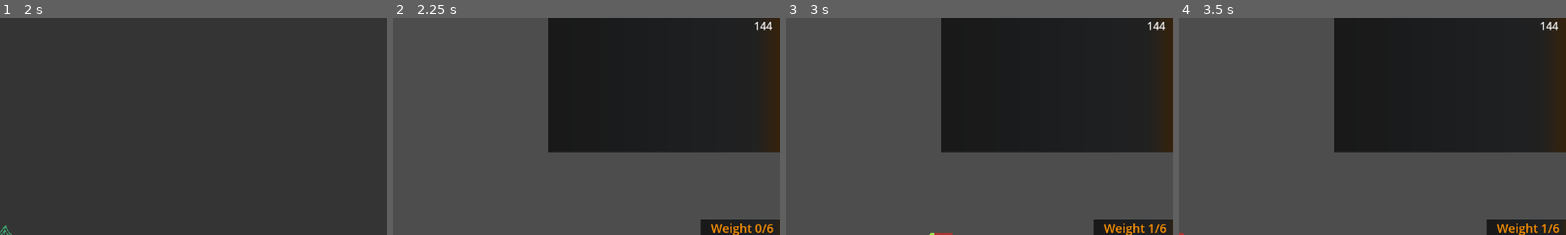
Above: before the commit, frames 1-4 (left to right).
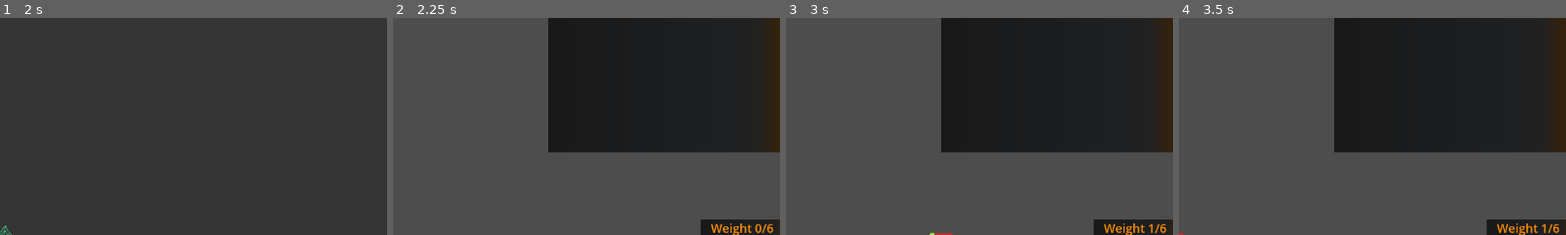
Above: after the commit, the same moments.

Repository: Atio3f/FightOfCities2D
Game: Godot game, scene res://scenes/main_menu.tscn
Same seed, same stepped clock (60 frames per second), same inputs: the game is played once before the commit and once after it.
Inputs (mouse positions are % of the whole screen's width and height, from its top left):
- Up to frame 1 (2 s): click (50, 46) at 0.5 s; click (50, 50) at 1.25 s
- Up to frame 2 (2.25 s): click (50, 50) at 2 s
- Up to frame 3 (3 s): tap Enter at 2.75 s; move the mouse to (72, 45) at 2.77 s; hold C (right) from 2.78 s (still down); tap Q (action) at 2.85 s
- Up to frame 4 (3.5 s): keep holding C (right)
The pictures show only the part of the screen within x 49-99%, y 0-50%; the shares and areas given below are measured in that part.

Frame 1 is identical in both runs. In frame 2, 0.1% of the frame differs, in the area x 93-98%, y 1-6%; in frame 3, 0.1%; in frame 4, 0.1%.

Commit message:
Add Reward Interface & Reward gains & Reorganize Interfaces  & Fix Map Transitions
Ajout de l'interface de récompense à la fin de chaque map, si la récompense est une unité elle est ajoutée pour le combat suivant
+ ajout  d'une meilleure organisation des interfaces fixes du joueur en les séparant entre celles hors combat(MetaUI) et celles en combat(CombatUI)
+ fix transition d'une map à une autre des campagnes pour un système plus maintenable

Diff:
--- a/Ressources/campaigns/MonkeysCampaign.json
+++ b/Ressources/campaigns/MonkeysCampaign.json
@@ -50,7 +50,7 @@
 			"rewards": [
 				"reward:unitMonkey"
 			],
-			"nextLevel": "2"
+			"nextLevel": "map2"
 		},
 		"map2": {
 			"size": {
@@ -83,7 +83,7 @@
 				"reward:unitMonkey",
 				"reward:unitMonkey"
 			],
-			"nextLevel": "1"
+			"nextLevel": "map1"
 		}
 	}
 }
--- a/Ressources/units/monkeys/Monkey.gd
+++ b/Ressources/units/monkeys/Monkey.gd
@@ -8,7 +8,7 @@
 
 static func initialize(unit: AbstractUnit, playerAssociated: AbstractPlayer):
 	unit.initializeStats(idUnit, img, playerAssociated, GRADE, 23, 7, DamageTypes.DamageTypes.PHYSICAL, 1, 2, 6, 1, 3, POTENTIAL, 9)
-	var effect1: AbstractEffect = MonkeyEffect.new(unit, -1, 2, 1)
+	var effect1: AbstractEffect = MonkeyEffect.new(unit, -1, 20, 1)
 	unit.effects.append(effect1)
 	unit.tags.append(Tags.tags.MONKEY)
 	unit.movementTypes = [MovementTypes.movementTypes.WALK]
--- /dev/null
+++ b/nodes/interface/rewardBtnInterface.tscn
@@ -0,0 +1,60 @@
+[gd_scene load_steps=3 format=3 uid="uid://debcc0ybo8qg8"]
+
+[ext_resource type="Texture2D" uid="uid://cj2dxi38ccfhy" path="res://assets/sprites/units/Monkey_p.png" id="1_wguq7"]
+[ext_resource type="Script" uid="uid://cg72r46hiewj1" path="res://scripts/interface/outsideFights/reward_btn_interface.gd" id="2_mw3to"]
+
+[node name="RewardBtn" type="Button"]
+size_flags_horizontal = 4
+size_flags_vertical = 4
+mouse_default_cursor_shape = 2
+icon = ExtResource("1_wguq7")
+script = ExtResource("2_mw3to")
+
+[node name="TitleReward" type="Label" parent="."]
+unique_name_in_owner = true
+editor_description = "Contains the effect description"
+z_index = 2
+layout_mode = 1
+anchors_preset = -1
+anchor_left = -0.375
+anchor_top = 1.0
+anchor_right = 1.375
+anchor_bottom = 1.575
+grow_horizontal = 2
+theme_override_constants/line_spacing = -4
+theme_override_constants/outline_size = 2
+text = "MONKEY"
+horizontal_alignment = 1
+metadata/_edit_use_anchors_ = true
+
+[node name="DescReward" type="Label" parent="."]
+unique_name_in_owner = true
+editor_description = "Contains the effect description"
+z_index = 2
+layout_mode = 1
+anchors_preset = -1
+anchor_left = -0.375
+anchor_top = -0.45
+anchor_right = 1.375
+anchor_bottom = 0.125
+grow_horizontal = 2
+grow_vertical = 0
+theme_override_constants/line_spacing = -4
+theme_override_constants/outline_size = 2
+text = "A Monkey"
+horizontal_alignment = 1
+metadata/_edit_use_anchors_ = true
+
+[node name="BgPreview" type="ColorRect" parent="DescReward"]
+z_index = -1
+layout_mode = 1
+anchors_preset = 15
+anchor_right = 1.0
+anchor_bottom = 1.0
+grow_horizontal = 2
+grow_vertical = 2
+color = Color(0.0784314, 0.0784314, 0.0784314, 0.368627)
+
+[connection signal="mouse_entered" from="." to="." method="_on_mouse_entered"]
+[connection signal="mouse_exited" from="." to="." method="_on_mouse_exited"]
+[connection signal="pressed" from="." to="." method="_on_pressed"]
--- /dev/null
+++ b/nodes/interface/rewardChoiceInterface.tscn
@@ -0,0 +1,25 @@
+[gd_scene load_steps=2 format=3 uid="uid://bl5gdx6efeb0g"]
+
+[ext_resource type="Script" uid="uid://bocip5w6ydu6f" path="res://scripts/interface/outsideFights/reward_choice_interface.gd" id="1_txbnu"]
+
+[node name="RewardChoiceInterface" type="ColorRect"]
+anchors_preset = 15
+anchor_right = 1.0
+anchor_bottom = 1.0
+grow_horizontal = 2
+grow_vertical = 2
+color = Color(0.172549, 0.172549, 0.172549, 0.74902)
+script = ExtResource("1_txbnu")
+metadata/_custom_type_script = "uid://bocip5w6ydu6f"
+metadata/_edit_use_anchors_ = true
+
+[node name="RewardList" type="HBoxContainer" parent="."]
+unique_name_in_owner = true
+layout_mode = 1
+anchors_preset = 15
+anchor_right = 1.0
+anchor_bottom = 1.0
+grow_horizontal = 2
+grow_vertical = 2
+theme_override_constants/separation = 140
+alignment = 1
--- a/nodes/joueur/player.tscn
+++ b/nodes/joueur/player.tscn
@@ -9,6 +9,7 @@
 [ext_resource type="PackedScene" uid="uid://be5epi7wi8gaj" path="res://nodes/tilemaps/visualisation_actions.tscn" id="6_oepiw"]
 [ext_resource type="Script" uid="uid://bo3emjykgd13r" path="res://scripts/Player/MovementPlayer.gd" id="9_3cqm2"]
 [ext_resource type="Script" uid="uid://coltb6tvepm5p" path="res://scripts/Player/Action.gd" id="10_pc0xr"]
+[ext_resource type="Script" uid="uid://bimjotcaqyqe3" path="res://scripts/interface/outsideFights/meta_interface.gd" id="11_ocqqe"]
 [ext_resource type="PackedScene" uid="uid://vt2pgrwdeiji" path="res://nodes/interface/interface.tscn" id="11_p3gp3"]
 [ext_resource type="PackedScene" uid="uid://dn3hygwohims3" path="res://nodes/joueur/interface/interfaceJoueur.tscn" id="11_xhxfb"]
 
@@ -61,8 +62,6 @@
 unique_name_in_owner = true
 layer = 0
 
-[node name="interfaceFinTour" parent="CanvasInterfaceFixe" instance=ExtResource("11_p3gp3")]
-
 [node name="FPSMeter" type="Label" parent="CanvasInterfaceFixe"]
 unique_name_in_owner = true
 visibility_layer = 16
@@ -91,6 +90,33 @@
 size_flags_horizontal = 3
 alignment = 2
 
+[node name="OverlayUI" type="Control" parent="CanvasInterfaceFixe"]
+layout_mode = 3
+anchors_preset = 15
+anchor_right = 1.0
+anchor_bottom = 1.0
+grow_horizontal = 2
+grow_vertical = 2
+metadata/_edit_use_anchors_ = true
+
+[node name="MetaUI" type="Control" parent="CanvasInterfaceFixe/OverlayUI"]
+unique_name_in_owner = true
+editor_description = "Contains rewards interface and all other interface between fights."
+z_index = -1
+layout_mode = 1
+anchors_preset = 15
+anchor_right = 1.0
+anchor_bottom = 1.0
+grow_horizontal = 2
+grow_vertical = 2
+mouse_filter = 1
+script = ExtResource("11_ocqqe")
+metadata/_edit_use_anchors_ = true
+
+[node name="CombatUI" parent="CanvasInterfaceFixe/OverlayUI" instance=ExtResource("11_p3gp3")]
+unique_name_in_owner = true
+layout_mode = 1
+
 [node name="CanvasInterfaceViewport" type="CanvasLayer" parent="."]
 editor_description = "Contient les interfaces nécessitant un mouvement différent de celui de la caméra du joueur"
 follow_viewport_enabled = true
--- a/project.godot
+++ b/project.godot
@@ -19,17 +19,18 @@
 [autoload]
 
 Global="*res://scripts/gameLogic/classes/Global.gd"
+ActionTypes="*res://scripts/gameLogic/enums/actionTypes.gd"
+MovementTypes="*res://scripts/gameLogic/enums/movementTypes.gd"
+DamageTypes="*res://scripts/gameLogic/enums/damageTypes.gd"
+EquipmentTypes="*res://scripts/gameLogic/enums/equipmentTypes.gd"
+RewardTypes="*res://scripts/gameLogic/enums/rewardTypes.gd"
+Rarities="*res://scripts/gameLogic/enums/rarities.gd"
+Tags="*res://scripts/gameLogic/enums/tags.gd"
+TeamsColor="*res://scripts/gameLogic/enums/TeamsColor.gd"
 EffectDb="*res://scripts/gameLogic/DB/effectDB.gd"
 ItemDb="*res://scripts/gameLogic/DB/itemDB.gd"
 TileDb="*res://scripts/gameLogic/DB/tileDB.gd"
 UnitDb="*res://scripts/gameLogic/DB/unitDB.gd"
-ActionTypes="*res://scripts/gameLogic/enums/actionTypes.gd"
-DamageTypes="*res://scripts/gameLogic/enums/damageTypes.gd"
-MovementTypes="*res://scripts/gameLogic/enums/movementTypes.gd"
-Tags="*res://scripts/gameLogic/enums/tags.gd"
-TeamsColor="*res://scripts/gameLogic/enums/TeamsColor.gd"
-Rarities="*res://scripts/gameLogic/enums/rarities.gd"
-EquipmentTypes="*res://scripts/gameLogic/enums/equipmentTypes.gd"
 TrinketDb="*res://scripts/gameLogic/DB/trinketDB.gd"
 CampaignDb="*res://scripts/gameLogic/DB/campaignDB.gd"
 RewardDb="*res://scripts/gameLogic/DB/rewardDB.gd"
--- a/scripts/Player/Action.gd
+++ b/scripts/Player/Action.gd
@@ -2,7 +2,7 @@
 
 @onready var uniteStandard = "res://nodes/Unite/unite.tscn"
 @onready var scene = get_tree().root
-@onready var interfaceFinTour : interfaceFinTour = $"../CanvasInterfaceFixe/interfaceFinTour"
+@onready var combatUI : CombatUI = %CombatUI
 @onready var pointeurSouris : Node2D = $"../Pointeur_Selection"
 @onready var map : Node2D = $"../../../Map"
 @onready var player : AbstractPlayer
@@ -10,10 +10,10 @@
 func _input(_event) -> void:
 	#A remettre après les tests
 	#if player != null && !player.isGamePlayer : return
-	#print(interfaceFinTour.sourisOnInterface)
-	if !interfaceFinTour.sourisOnInterface && player != null :
+	#print(combatUI.sourisOnInterface)
+	if !combatUI.sourisOnInterface && player != null :
 		#Permet de poser un nouveau monkey
-		#if Input.is_action_just_pressed("action") and Global._units.has(pointeurSouris.positionSouris) == false and interfaceFinTour.actionsRest > 0:
+		#if Input.is_action_just_pressed("action") and Global._units.has(pointeurSouris.positionSouris) == false and CombatUI.actionsRest > 0:
 			#print("CREATION SINGE BLEU")
 			#var nvlUnite = preload("res://nodes/Unite/unite.tscn").instantiate()	#
 			#
@@ -26,8 +26,8 @@
 			#nvlUnite.vitesseRestante = nvlUnite.V	#On initialise la vitesseRestante après avoir placer l'unité pour éviter que sa valeur soit rechangé entre temps. Normalement sa vitesseRestante doit être de 0 avec les règles de base
 			#
 			##print(pointeurSouris.get_tile_data_at(pointeurSouris.positionSouris))
-			#interfaceFinTour.setActionsRest(interfaceFinTour.actionsRest - 1)
-			##print(interfaceFinTour.actionsRest)
+			#combatUI.setActionsRest(combatUI.actionsRest - 1)
+			##print(combatUI.actionsRest)
 		#print("POINTEUR COORDS" + str(pointeurSouris.positionSouris) + " RESULT : "+ str(MapManager.getTileAt(pointeurSouris.positionSouris)))
 		var actualTile: AbstractTile = MapManager.getTileAt(pointeurSouris.positionSouris)
 
--- a/scripts/Player/PointeurPlayer.gd
+++ b/scripts/Player/PointeurPlayer.gd
@@ -13,7 +13,7 @@
 @onready var terrain: Terrain = $"../../../Map/Terrain512x512"
 @onready var scene := $"../.."			#On récupère la scène pour pouvoir plus tard récup les coord du curseur de la souris
 @onready var map := $"../../../Map"
-@onready var interfaceJoueurI := $"../CanvasInterfaceViewport/interfaceJoueur"
+@onready var interfaceJoueurI : interfaceJoueur= $"../CanvasInterfaceViewport/interfaceJoueur"
 
 
 const DIRECTIONS = [Vector2i.LEFT, Vector2i.RIGHT, Vector2i.UP, Vector2i.DOWN]
--- /dev/null
+++ b/scripts/Player/classes/AbstractMetaInterface.gd
@@ -0,0 +1,19 @@
+extends ColorRect
+class_name AbstractMetaUI
+##Abstract Class used for every interface showed between fight like rewards interface or path interface
+
+signal close_ui
+
+
+##Will contains things that needed to be saved or last action
+# Return true if the node can be deleted
+func deleteInterface() -> bool :
+	return true
+
+
+func getEndSignal() -> Signal :
+	return close_ui
+
+
+func display(metaUI: MetaUI) -> void :
+	pass
--- a/scripts/config/levels/AbstractCampaign.gd
+++ b/scripts/config/levels/AbstractCampaign.gd
@@ -10,12 +10,13 @@
 var startingMaxOrbs: int #Max orbs at the start of the campaign
 
 var difficulty: int	#Ascension like system, start at 0 and will go up to 5
-var progress: int = 0	#Actual level on the campaign
+var progress: String = ""	#Actual level on the campaign
 var dataMaps: Dictionary = {}	#Data with all maps
+var nextMission: String	#Next mission to be played, useful with reward interface
 
 func setupCampaign(difficulty: int, campaignFile: String) -> void :
 	self.difficulty = difficulty
-	self.progress = 1
+	self.nextMission = "map1"
 	self.campaignFile = campaignFile
 	#Get all informations from the campaign on its file
 	var file : FileAccess = FileAccess.open(self.campaignFile, FileAccess.READ)
@@ -33,14 +34,14 @@
 	file.close()
 
 ##Start a new map, will create the map, place units from enemies and make dialogs
-func startMission(level: int) -> void :
+func startNextMission() -> void :
 	var file : FileAccess = FileAccess.open(self.campaignFile, FileAccess.READ)	#Pê créer un autre fichier pour ça
 	if file :
 		var content : String = file.get_as_text()
 		var data: Dictionary = JSON.parse_string(content)
 		dataMaps = data.get("maps")
-		var dataMap : Dictionary = dataMaps.get("map"+str(level))
-		progress = level
+		var dataMap : Dictionary = dataMaps.get(nextMission)
+		progress = nextMission
 		##Generate map
 		GameManager.generateMap(dataMap["size"]["length"], dataMap["size"]["width"])
 		##Reset TurnManager
@@ -90,17 +91,19 @@
 	if victoryStatus :
 		##Clean le board(dans GameManager en fait)
 		##Get rewards from map victory
-		var dataMap : Dictionary = dataMaps.get("map"+str(progress))
+		var dataMap : Dictionary = dataMaps.get(progress)
+		##Update info about next mission
+		if dataMap.has("nextMission") :
+			nextMission = dataMap["nextMission"]
+
 		var mainPlayer: AbstractPlayer = GameManager.getMainPlayer()
 		var reward: AbstractReward
 		for rewardS: String in dataMap["rewards"] :
 			reward = RewardDb.REWARDS[rewardS].new()
 			reward.randomizeRewards()
-			reward.obtainReward(mainPlayer, 1)	#NORMALEMENT DOIT ÊTRE APPELLE par l'écran des récompenses
-		##Start next mission
-		if dataMap.has("nextMission") :
-			startMission(dataMap["nextMission"])
-		else :
-			startMission(progress + 1)
+		#Show interface to get rewards
+
+		mainPlayer.metaInterface.placeInterface(reward.getScreenReward(), true)
+
 		print("WOUHOU")
 		print(progress)
--- a/scripts/gameLogic/DB/rewardDB.gd
+++ b/scripts/gameLogic/DB/rewardDB.gd
@@ -4,3 +4,11 @@
 const REWARDS = {
 	"reward:unitMonkey" : preload("res://Ressources/rewards/UnitMonkeyReward.gd")
 }
+
+const REWARDS_DICO = {
+	"set1:Monkey": {"title": "Monkey", "desc": "A Monkey who tried its best", "idReward": "set1:Monkey", "rewardType": RewardTypes.rewardTypes.UNIT},
+	"set1:KnightMonkey": {"title": "Knight Monkey", "desc": "He always help the weakest.", "idReward": "set1:KnightMonkey", "rewardType": RewardTypes.rewardTypes.UNIT},
+	"set1:AbominationMonkey": {"title": "Abomination Monkey", "desc": "A failed experiementation. Poor Monkey...", "idReward": "set1:AbominationMonkey", "rewardType": RewardTypes.rewardTypes.UNIT},
+	"set1:QueenMonkey": {"title": "Queen Monkey", "desc": "Did you expected to touch a queen?", "idReward": "set1:QueenMonkey", "rewardType": RewardTypes.rewardTypes.UNIT},
+	"set1:GodMonkey": {"title": "God Monkey", "desc": "The god of all Monkeys", "idReward": "set1:GodMonkey", "rewardType": RewardTypes.rewardTypes.UNIT}
+}
--- a/scripts/gameLogic/classes/AbstractPlayer.gd
+++ b/scripts/gameLogic/classes/AbstractPlayer.gd
@@ -25,6 +25,7 @@
 var isGamePlayer: bool = false	#Serve to know if the player is the one you control the game
 
 var playerPointer: pointeurJoueur	#Will allow interfaces to access some functions on Pointeur_Selection, for main player only
+var metaInterface: MetaUI = null
 
 func initialize(team: TeamsColor.TeamsColor, name: String, isGamePlayer: bool):
 	self.playerName = name
@@ -36,6 +37,7 @@
 		$Actions.player = self
 		fixCameraLimit(MapManager.length, MapManager.width)
 		playerPointer = $Pointeur_Selection
+		metaInterface = %MetaUI
 	else :
 		pass#$Actions.player = self#Will contains the AI
 	weight = 0
@@ -98,7 +100,7 @@
 func addMaxWeight(amt: int) -> void:
 	maxWeight += amt
 	if $Actions :
-		$Actions.interfaceFinTour.updateInterface()
+		$Actions.combatUI.updateInterface()
 
 ##Add weight to the player, usually when an unit dies or is spawned
 func addWeight(amt: int) -> void:
@@ -109,7 +111,7 @@
 		if amt + weight < 0 : weight = 0
 		else : weight += amt
 	if has_node("Actions") :
-		$Actions.interfaceFinTour.updateInterface()
+		$Actions.combatUI.updateInterface()
 
 func cardPlayable(idCard: String) -> Array :
 	if !hand.getHand().has(idCard) :
@@ -157,6 +159,17 @@
 		var trinketIface: trinketInterface = Global.trinketInterface.instantiate() as trinketInterface
 		%Trinkets.add_child(trinketIface)
 		trinketIface.setTrinket(trinket)
+
+func getInterface() -> interfaceJoueur :
+	return playerPointer.interfaceJoueurI
+
+func toggleCombatUI() -> void :
+	%MetaUI.visible = false
+	%CombatUI.visible = true
+
+func toggleMetaUI() -> void :
+	%MetaUI.visible = true
+	%CombatUI.visible = false
 
 #We can't override get_class method from Node sadly
 func getClass() -> String :
--- a/scripts/gameLogic/classes/AbstractReward.gd
+++ b/scripts/gameLogic/classes/AbstractReward.gd
@@ -1,9 +1,10 @@
 extends Node
 class_name AbstractReward
 
+var rewardInterface: PackedScene = preload("res://nodes/interface/rewardChoiceInterface.tscn")
 #Reward screen scene variable
 var rewardsAvailable: Array = []#List of items obtainable from the reward
-var rewards: Array = []	#Rewards list for the returned screen reward
+var rewards: Array[String] = []	#Rewards list for the returned screen reward
 var rewardsNumber: int = 3	#Number of rewards on rewards list
 
 ## Randomize rewards
@@ -19,11 +20,27 @@
 	print(rewards)
 
 ##Return the screen reward, will be called on player to place it on interface
-func getScreenReward() -> PackedScene:
-	return PackedScene.new()
+func getScreenReward() -> RewardChoiceInterface:
+	var interface: RewardChoiceInterface = rewardInterface.instantiate()
+	interface.reward = self
+	return interface
 
-##Use when selecting a reward, maybe will be placed on an interface
+###Use when selecting a reward, maybe will be placed on an interface
 func obtainReward(player: AbstractPlayer, number: int) -> void :
-	#Pour l'instant on gère que des unités en gain
-	player.addUnitCard(rewards[number])
+	var rewardId: String = rewards[number]
+	var reward: Dictionary = RewardDb.REWARDS_DICO[rewardId]
+	match reward["rewardType"] :
+		RewardTypes.rewardTypes.UNIT :
+			print("OBTAIN IT")
+			GameManager.getMainPlayer().addUnitCard(reward["idReward"])
+		RewardTypes.rewardTypes.ITEM :
+			GameManager.getMainPlayer().addCard(reward["idReward"])
+		RewardTypes.rewardTypes.TRINKET :
+			GameManager.addTrinket(GameManager.getMainPlayer(), reward["idReward"])
+		RewardTypes.rewardTypes.GOLD :
+			GameManager.getMainPlayer().addCard(reward["goldAmt"])
+		RewardTypes.rewardTypes.ORB :
+			GameManager.getMainPlayer().addCard(reward["orbAmt"])
+		RewardTypes.rewardTypes.BONUS :
+			GameManager.getMainPlayer().addCard(reward["idReward"])	#Will need one more thing to attribute the bonus to an unit
 	queue_free()
--- a/scripts/gameLogic/classes/GameManager.gd
+++ b/scripts/gameLogic/classes/GameManager.gd
@@ -29,7 +29,7 @@
 	###POUR LE MOMENT ON FAIT JUSTE UNE CONFIG PAR DEFAUT
 	var player1: AbstractPlayer = createPlayer(TeamsColor.TeamsColor.GREEN, "Player1", true)
 	configPlayer(player1)
-	campaign.startMission(1)
+	campaign.startNextMission()
 	#var ennemi: AbstractPlayer = createPlayer(TeamsColor.TeamsColor.RED, "Ennemi", false)
 	#placeUnit("set1:Bull", ennemi, MapManager.getTileAt(Vector2i(5, 10)))
 
@@ -198,6 +198,7 @@
 	##Play dialogs and then go to the next map on the endMap method from AbstractCampaign
 	campaign.endMap(victoryStatus)
 
+
 static func savingGame() -> void :
 
 	var gameData := {
--- /dev/null
+++ b/scripts/gameLogic/enums/rewardTypes.gd
@@ -0,0 +1,11 @@
+extends Node
+#Reward types
+
+enum rewardTypes {
+	UNIT = 1,#Unit rewards
+	ITEM = 2,#Item rewards
+	TRINKET = 3,#Trinket rewards
+	GOLD = 4,#Gold rewards
+	ORB = 5,#Orb rewards
+	BONUS = 6,#Bonus rewards for units
+}
--- a/scripts/interface/interfaceGestion.gd
+++ b/scripts/interface/interfaceGestion.gd
@@ -1,5 +1,5 @@
 extends Control
-class_name interfaceFinTour
+class_name CombatUI
 
 @onready var labelActionsRest : Label = $FondActionsRestantes/LabelActionsRestantes
 @onready var bouttonFinTour : Button = $bouttonFinTour/ButtonFinTour
@@ -7,7 +7,7 @@
 
 var sourisOnInterface : bool = false	#Booléan de la présence ou non de la souris sur l'interface
 var actionsRest : int = 3	#Temporaire ici faudra la déplacer après dans un endroit global
-@onready var mainPlayer : AbstractPlayer = $"../.."	#Player associated to the interface
+@onready var mainPlayer : AbstractPlayer = $"../../.."	#Player associated to the interface
 
 func _ready() -> void :
 	updateInterface()
--- /dev/null
+++ b/scripts/interface/outsideFights/meta_interface.gd
@@ -0,0 +1,20 @@
+extends Control
+class_name MetaUI
+
+func placeInterface(interface: AbstractMetaUI, removeOld: bool) -> void :
+	#Remove old interface
+	if removeOld :
+		var removeable : bool
+		for metaUI: AbstractMetaUI in self.get_children() :
+			removeable = metaUI.deleteInterface()
+			if removeable : metaUI.queue_free()
+	##Place new interface
+	add_child(interface)
+	interface.display(self)
+	$"../../..".toggleMetaUI()
+
+##Function to swap map when the reward have been taken
+func onRewardInterfaceClosed() -> void:
+	print("CLOSED")
+	GameManager.campaign.startNextMission()
+	$"../../..".toggleCombatUI()
--- /dev/null
+++ b/scripts/interface/outsideFights/reward_btn_interface.gd
@@ -0,0 +1,29 @@
+extends Button
+class_name RewardBtnInterface
+
+var rewards: AbstractReward
+var rewardNbr: int
+
+##Nbr is the place on rewards
+func generate(rewards: AbstractReward, nbr: int) -> void :
+	var rewardId: String = rewards.rewards[nbr]
+	var reward: Dictionary = RewardDb.REWARDS_DICO[rewardId]
+	self.rewardNbr = nbr
+	self.rewards = rewards
+	#Missing icon reward
+	%DescReward.visible = false
+	%TitleReward.text = reward["title"]
+	%DescReward.text = reward["desc"]
+
+func _on_mouse_entered():
+	%DescReward.visible = true
+
+
+func _on_mouse_exited():
+	%DescReward.visible = false
+
+
+func _on_pressed():
+	rewards.obtainReward(GameManager.getMainPlayer(), rewardNbr)
+	print("GET IT")
+	get_parent().get_parent().closeRewardInterface()	#Close interface
--- /dev/null
+++ b/scripts/interface/outsideFights/reward_choice_interface.gd
@@ -0,0 +1,29 @@
+###Interface with all rewards after a map
+extends AbstractMetaUI
+class_name RewardChoiceInterface
+
+@onready var interfaceRewardScene: PackedScene = preload("res://nodes/interface/rewardBtnInterface.tscn")
+
+var reward: AbstractReward
+
+signal reward_interface_closed
+
+func display(metaUI: MetaUI) -> void :
+	var interfaceReward: RewardBtnInterface
+	var index: int = 0
+	for rewardS: String in reward.rewards :
+		interfaceReward = interfaceRewardScene.instantiate()
+		interfaceReward.generate(reward, index)
+		%RewardList.add_child(interfaceReward)
+		index += 1
+	reward_interface_closed.connect(metaUI.onRewardInterfaceClosed)
+
+##Close the interface
+func closeRewardInterface() -> void :
+	#Send a signal to continue
+	emit_signal("reward_interface_closed")
+	queue_free()	#Delete the interface
+
+
+func getEndSignal() -> Signal :
+	return reward_interface_closed
--- a/scripts/unites/general/cartesClasses/unite.gd
+++ b/scripts/unites/general/cartesClasses/unite.gd
@@ -251,7 +251,7 @@
 		i += 1
 
 
-#Reçu depuis InterfaceFinTour, Est envoyé lorsque l'on change de tour et permet lorsque le tour qui commence est celui de l'unité de lui recharger ses mouvements
+#Reçu depuis combatUI, Est envoyé lorsque l'on change de tour et permet lorsque le tour qui commence est celui de l'unité de lui recharger ses mouvements
 func nextTurn() -> void:
 	if Global.ordreCouleur[Global.couleurTour] == couleurEquipe:
 		vitesseRestante = V
Not shown: 1 places in nodes/joueur/player.tscn that only renumber resources
Not shown, added: scripts/Player/classes/AbstractMetaInterface.gd.uid
Not shown, added: scripts/gameLogic/enums/rewardTypes.gd.uid
Not shown, added: scripts/interface/outsideFights/meta_interface.gd.uid
Not shown, added: scripts/interface/outsideFights/reward_btn_interface.gd.uid
Not shown, added: scripts/interface/outsideFights/reward_choice_interface.gd.uid
Not shown, added: nodes/interface/rewardBtnInterface.tscn99728913.tmp
Not shown, added: nodes/interface/rewardChoiceInterface.tscn102713267.tmp
Not shown, added: nodes/interface/rewardChoiceInterface.tscn155493555.tmp
Not shown, added: nodes/interface/rewardChoiceInterface.tscn26958567.tmp
Not shown, added: nodes/interface/rewardChoiceInterface.tscn693929313.tmp
Not shown, added: nodes/interface/rewardChoiceInterface.tscn77212495.tmp
